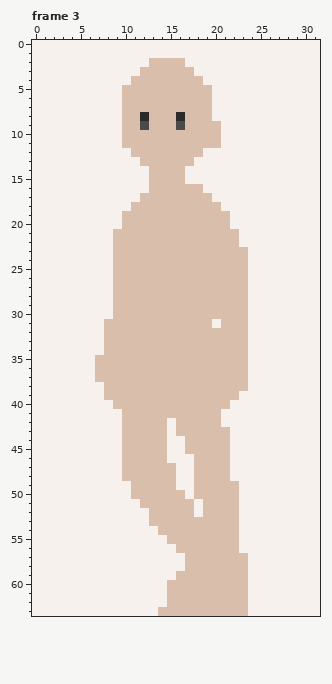
Edited in one commit: pixel-art file (assets/art/characters/asprite/character-walkcycle.aseprite). The picture above was drawn from the file before the commit.
32x64 pixels, 8 frames. Shown: frame 3.
The same view after the edit:
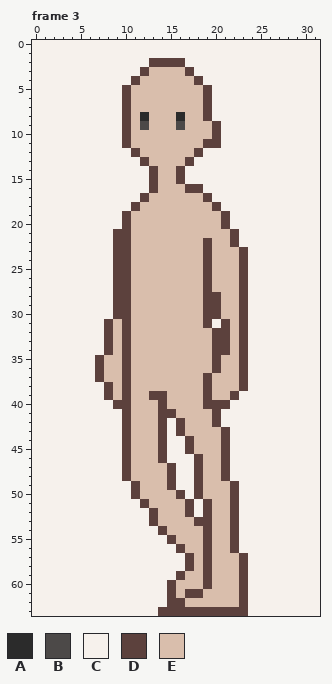
Palette (. is transparent): A #2b2b2b  B #4c4948  C #f6f1ec  D #5c413d  E #d9beac
Diff:
--- frame 3, layer "skin-outline"
@@ x 5..25 @@
  1 CCCCCCCCCCCCCCCCCCCCC
- 2 CCCCCCCCEEEECCCCCCCCC
- 3 CCCCCCCEEEEEECCCCCCCC
- 4 CCCCCCEEEEEEEECCCCCCC
- 5 CCCCCEEEEEEEEEECCCCCC
- 6 CCCCCEEEEEEEEEECCCCCC
- 7 CCCCCEEEEEEEEEECCCCCC
- 8 CCCCCEEAEEEAEEECCCCCC
- 9 CCCCCEEBEEEBEEEECCCCC
-10 CCCCCEEEEEEEEEEECCCCC
-11 CCCCCEEEEEEEEEEECCCCC
-12 CCCCCCEEEEEEEECCCCCCC
-13 CCCCCCCEEEEEECCCCCCCC
-14 CCCCCCCCEEEECCCCCCCCC
-15 CCCCCCCCEEEECCCCCCCCC
-16 CCCCCCCCEEEEEECCCCCCC
-17 CCCCCCCEEEEEEEECCCCCC
-18 CCCCCCEEEEEEEEEECCCCC
-19 CCCCCEEEEEEEEEEEECCCC
-20 CCCCCEEEEEEEEEEEECCCC
-21 CCCCEEEEEEEEEEEEEECCC
-22 CCCCEEEEEEEEEEEEEECCC
-23 CCCCEEEEEEEEEEEEEEECC
-24 CCCCEEEEEEEEEEEEEEECC
-25 CCCCEEEEEEEEEEEEEEECC
-26 CCCCEEEEEEEEEEEEEEECC
-27 CCCCEEEEEEEEEEEEEEECC
-28 CCCCEEEEEEEEEEEEEEECC
-29 CCCCEEEEEEEEEEEEEEECC
-30 CCCCEEEEEEEEEEEEEEECC
-31 CCCEEEEEEEEEEEECEEECC
-32 CCCEEEEEEEEEEEEEEEECC
-33 CCCEEEEEEEEEEEEEEEECC
-34 CCCEEEEEEEEEEEEEEEECC
-35 CCEEEEEEEEEEEEEEEEECC
-36 CCEEEEEEEEEEEEEEEEECC
-37 CCEEEEEEEEEEEEEEEEECC
-38 CCCEEEEEEEEEEEEEEEECC
-39 CCCEEEEEEEEEEEEEEECCC
-40 CCCCEEEEEEEEEEEEECCCC
-41 CCCCCEEEEEEEEEEECCCCC
-42 CCCCCEEEEECEEEEECCCCC
-43 CCCCCEEEEECEEEEEECCCC
-44 CCCCCEEEEECCEEEEECCCC
-45 CCCCCEEEEECCEEEEECCCC
-46 CCCCCEEEEECCCEEEECCCC
-47 CCCCCEEEEEECCEEEECCCC
-48 CCCCCEEEEEECCEEEECCCC
-49 CCCCCCEEEEECCEEEEECCC
-50 CCCCCCEEEEEECEEEEECCC
-51 CCCCCCCEEEEEECEEEECCC
-52 CCCCCCCCEEEEECEEEECCC
-53 CCCCCCCCEEEEEEEEEECCC
-54 CCCCCCCCCEEEEEEEEECCC
-55 CCCCCCCCCCEEEEEEEECCC
-56 CCCCCCCCCCCEEEEEEECCC
-57 CCCCCCCCCCCCEEEEEEECC
-58 CCCCCCCCCCCCEEEEEEECC
-59 CCCCCCCCCCCEEEEEEEECC
-60 CCCCCCCCCCEEEEEEEEECC
-61 CCCCCCCCCCEEEEEEEEECC
-62 CCCCCCCCCCEEEEEEEEECC
-63 CCCCCCCCCEEEEEEEEEECC
+ 2 CCCCCCCCDDDDCCCCCCCCC
+ 3 CCCCCCCDEEEEDCCCCCCCC
+ 4 CCCCCCDEEEEEEDCCCCCCC
+ 5 CCCCCDEEEEEEEEDCCCCCC
+ 6 CCCCCDEEEEEEEEDCCCCCC
+ 7 CCCCCDEEEEEEEEDCCCCCC
+ 8 CCCCCDEAEEEAEEDCCCCCC
+ 9 CCCCCDEBEEEBEEEDCCCCC
+10 CCCCCDEEEEEEEEEDCCCCC
+11 CCCCCDEEEEEEEEDDCCCCC
+12 CCCCCCDEEEEEEDCCCCCCC
+13 CCCCCCCDEEEEDCCCCCCCC
+14 CCCCCCCCDEEDCCCCCCCCC
+15 CCCCCCCCDEEDCCCCCCCCC
+16 CCCCCCCCDEEEDDCCCCCCC
+17 CCCCCCCDEEEEEEDCCCCCC
+18 CCCCCCDEEEEEEEEDCCCCC
+19 CCCCCDEEEEEEEEEEDCCCC
+20 CCCCCDEEEEEEEEEEDCCCC
+21 CCCCDDEEEEEEEEEEEDCCC
+22 CCCCDDEEEEEEEEDEEDCCC
+23 CCCCDDEEEEEEEEDEEEDCC
+24 CCCCDDEEEEEEEEDEEEDCC
+25 CCCCDDEEEEEEEEDEEEDCC
+26 CCCCDDEEEEEEEEDEEEDCC
+27 CCCCDDEEEEEEEEDEEEDCC
+28 CCCCDDEEEEEEEEDDEEDCC
+29 CCCCDDEEEEEEEEDDEEDCC
+30 CCCCDDEEEEEEEEDDEEDCC
+31 CCCDEDEEEEEEEEDCDEDCC
+32 CCCDEDEEEEEEEEEDDEDCC
+33 CCCDEDEEEEEEEEEDDEDCC
+34 CCCDEDEEEEEEEEEDDEDCC
+35 CCDEEDEEEEEEEEEDEEDCC
+36 CCDEEDEEEEEEEEEDEEDCC
+37 CCDEEDEEEEEEEEDEEEDCC
+38 CCCDEDEEEEEEEEDEEEDCC
+39 CCCDEDEEDDEEEEDEEDCCC
+40 CCCCDDEEEDEEEEDDDCCCC
+41 CCCCCDEEEDDEEEEDCCCCC
+42 CCCCCDEEEDCDEEEDCCCCC
+43 CCCCCDEEEDCDEEEEDCCCC
+44 CCCCCDEEEDCCDEEEDCCCC
+45 CCCCCDEEEDCCDEEEDCCCC
+46 CCCCCDEEEDCCCDEEDCCCC
+47 CCCCCDEEEEDCCDEEDCCCC
+48 CCCCCDEEEEDCCDEEDCCCC
+49 CCCCCCDEEEDCCDEEEDCCC
+50 CCCCCCDEEEEDCDEEEDCCC
+51 CCCCCCCDEEEEDCDEEDCCC
+52 CCCCCCCCDEEEDCDEEDCCC
+53 CCCCCCCCDEEEEDDEEDCCC
+54 CCCCCCCCCDEEEEDEEDCCC
+55 CCCCCCCCCCDEEEDEEDCCC
+56 CCCCCCCCCCCDEEDEEDCCC
+57 CCCCCCCCCCCCDEDEEEDCC
+58 CCCCCCCCCCCCDEDEEEDCC
+59 CCCCCCCCCCCDEEDEEEDCC
+60 CCCCCCCCCCDEEEDEEEDCC
+61 CCCCCCCCCCDEDDEEEEDCC
+62 CCCCCCCCCCDDEEEEEEDCC
+63 CCCCCCCCCDDDDDDDDDDCC
Where, in picture pixels (left, top, right, bottom), the same in both pictures:
changed: (95, 58, 248, 616)
